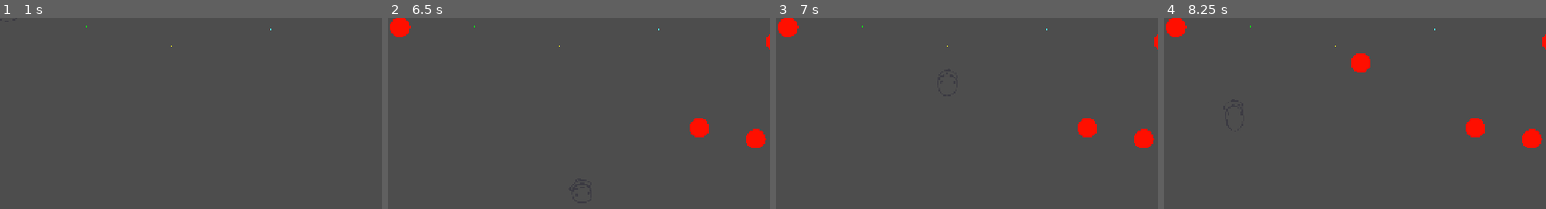
Above: before the commit, frames 1-4 (left to right).
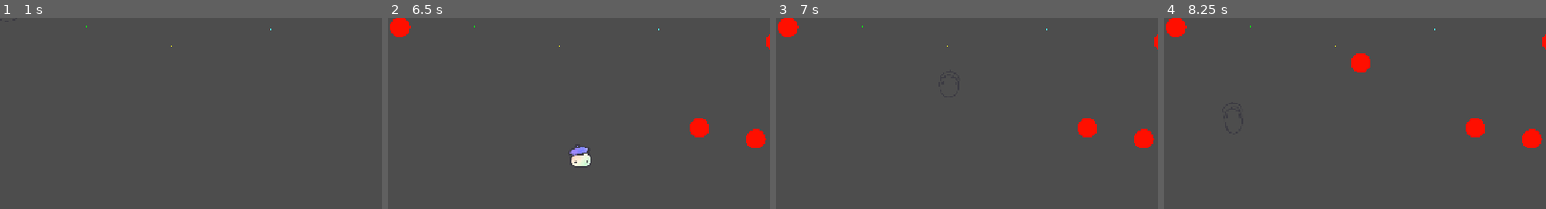
Above: after the commit, the same moments.

Repository: Cayuga007/summer-summit-2026
Game: Godot game, scene res://UI/Main_menu.tscn
The game is run twice, just before and just after one commit, with the same random seed, the same clock (stepped at 60 frames per second) and the same inputs. The engine's default icon, where the game draws it, is replaced by a stand-in: a white triangle on a blue panel in a dark square.
Inputs (mouse positions are % of the whole screen's width and height, from its top left):
- Up to frame 1 (1 s): click "Play" at 0.5 s
- Up to frame 2 (6.5 s): tap Enter at 1.25, 2.75, 4.25 s; move the mouse to (72, 51) at 1.27 s; hold D (right) 1.28-2.78 s; tap Space (jump) at 1.35, 1.52, 1.82, 2, 2.1, 2.27, 2.57, 2.85, 3.5, 3.6, 3.77, 4.07, 4.35, 4.52, 4.82, 5, 5.1, 5.27, 5.57, 5.85 s; click (72, 51) at 1.42 s; move the mouse to (30, 62) at 2.02 s; move the mouse to (60, 32) at 2.77 s; hold A (left) 2.78-3.53 s; move the mouse to (45, 79) at 3.52 s; hold D (right) 3.53-5.03 s; click (45, 79) at 3.67 s; move the mouse to (80, 73) at 4.27 s; move the mouse to (20, 39) at 5.02 s; hold A (left) 5.03-5.78 s; move the mouse to (55, 56) at 5.77 s; hold D (right) from 5.78 s (still down); click (55, 56) at 5.92 s
- Up to frame 3 (7 s): move the mouse to (35, 28) at 6.52 s; release D (right) at 6.53 s; hold A (left) from 6.53 s (still down); tap Space (jump) at 6.6, 6.77 s
- Up to frame 4 (8.25 s): tap Space (jump) at 7.07, 7.35, 7.52, 7.82, 8.1 s; move the mouse to (72, 51) at 7.27 s; move the mouse to (30, 62) at 8.02 s; release A (left) at 8.03 s; hold D (right) from 8.03 s (still down); click (30, 62) at 8.17 s
The pictures show only the part of the screen within x 4-54%, y 50-100%; the shares and areas given below are measured in that part.

Frame 1 is identical in both runs. In frame 2, 0.4% of the frame differs, in the area x 47-53%, y 67-78%; in frame 3, less than 0.1%; in frame 4, less than 0.1%.

Commit message:
wip player death

Diff:
--- a/HazardBlock.tscn
+++ b/HazardBlock.tscn
@@ -11,6 +11,9 @@
 [sub_resource type="GradientTexture1D" id="GradientTexture1D_cr25j"]
 gradient = SubResource("Gradient_61n01")
 
+[sub_resource type="OccluderPolygon2D" id="OccluderPolygon2D_cr25j"]
+polygon = PackedVector2Array(-18, -17, -17, 18, 15, 17, 15, -17)
+
 [node name="HazardBlock" type="Node2D" unique_id=2111362905]
 
 [node name="Area2D" type="Area2D" parent="." unique_id=1859311353]
@@ -23,3 +26,6 @@
 position = Vector2(-1, 0.49999976)
 scale = Vector2(0.125, 35)
 texture = SubResource("GradientTexture1D_cr25j")
+
+[node name="LightOccluder2D" type="LightOccluder2D" parent="Area2D" unique_id=536598844]
+occluder = SubResource("OccluderPolygon2D_cr25j")
--- a/Levels/0 TIM TEST.tscn
+++ b/Levels/0 TIM TEST.tscn
@@ -13,6 +13,9 @@
 
 [sub_resource type="RectangleShape2D" id="RectangleShape2D_cr25j"]
 size = Vector2(4.65197, 0.97940075)
+
+[sub_resource type="OccluderPolygon2D" id="OccluderPolygon2D_cr25j"]
+polygon = PackedVector2Array(577, 555, -58, 558, -50, 701, 1189, 690, 1184, 551)
 
 [node name="0TimTest" type="Node2D" unique_id=784913612]
 
@@ -31,5 +34,9 @@
 scale = Vector2(266.5, 133.5)
 shape = SubResource("RectangleShape2D_cr25j")
 
+[node name="LightOccluder2D" type="LightOccluder2D" parent="StaticBody2D" unique_id=1791219267]
+position = Vector2(3, 2)
+occluder = SubResource("OccluderPolygon2D_cr25j")
+
 [node name="HazardBlock2" parent="." unique_id=2111362905 instance=ExtResource("2_risw2")]
 position = Vector2(667, 484)
--- a/Player.tscn
+++ b/Player.tscn
@@ -19,6 +19,7 @@
 [ext_resource type="Texture2D" uid="uid://ydxdtlkrgho6" path="res://assets/draft/jump7.png" id="12_47wu6"]
 [ext_resource type="Texture2D" uid="uid://81d8ne1w8tl2" path="res://assets/draft/jump8.png" id="13_2n1s8"]
 [ext_resource type="Texture2D" uid="uid://b68ujdvsb15ul" path="res://assets/draft/jump9.png" id="14_3vjad"]
+[ext_resource type="Shader" uid="uid://uav44peg5ha6" path="res://pixel_sand.gdshader" id="20_cgsek"]
 
 [sub_resource type="CircleShape2D" id="CircleShape2D_kpjcp"]
 radius = 85.70297
@@ -66,13 +67,13 @@
 "duration": 0.7,
 "texture": ExtResource("11_h84ma")
 }, {
-"duration": 0.7,
+"duration": 0.5,
 "texture": ExtResource("12_47wu6")
 }, {
-"duration": 0.7,
+"duration": 0.5,
 "texture": ExtResource("13_2n1s8")
 }, {
-"duration": 0.7,
+"duration": 0.5,
 "texture": ExtResource("14_3vjad")
 }],
 "loop": 0,
@@ -97,9 +98,63 @@
 "speed": 5.0
 }]
 
+[sub_resource type="Gradient" id="Gradient_itxgx"]
+interpolation_mode = 2
+interpolation_color_space = 1
+offsets = PackedFloat32Array(0, 0.5687885, 1)
+colors = PackedColorArray(1, 0.8509804, 0.7882353, 1, 0.8980706, 0.93905944, 0.8360821, 1, 0.8509804, 0.972549, 0.85490197, 1)
+
+[sub_resource type="GradientTexture2D" id="GradientTexture2D_0pi4m"]
+gradient = SubResource("Gradient_itxgx")
+width = 13
+height = 13
+fill_to = Vector2(1, 1)
+
+[sub_resource type="Curve" id="Curve_itxgx"]
+_data = [Vector2(0, 1), 0.0, 0.0, 0, 0, Vector2(1, 0), -2.6523347, 0.0, 0, 0]
+point_count = 2
+
+[sub_resource type="CurveTexture" id="CurveTexture_cgsek"]
+curve = SubResource("Curve_itxgx")
+
 [sub_resource type="ParticleProcessMaterial" id="ParticleProcessMaterial_cr25j"]
 particle_flag_disable_z = true
-gravity = Vector3(0, 98, 0)
+particle_flag_damping_as_friction = true
+emission_shape = 1
+emission_sphere_radius = 54.07
+inherit_velocity_ratio = 0.895
+velocity_pivot = Vector3(0, -90, 0)
+direction = Vector3(0, -90, 0)
+spread = 60.0
+flatness = 1.0
+initial_velocity_min = 63.35
+initial_velocity_max = 334.75
+gravity = Vector3(0, 198, 0)
+scale_min = 0.0
+scale_curve = SubResource("CurveTexture_cgsek")
+collision_mode = 1
+collision_friction = 0.4
+collision_bounce = 0.33
+collision_use_scale = true
+
+[sub_resource type="Gradient" id="Gradient_cgsek"]
+colors = PackedColorArray(1, 1, 1, 1, 1, 1, 1, 1)
+
+[sub_resource type="GradientTexture1D" id="GradientTexture1D_cr25j"]
+gradient = SubResource("Gradient_cgsek")
+width = 1
+
+[sub_resource type="ShaderMaterial" id="ShaderMaterial_0pi4m"]
+shader = ExtResource("20_cgsek")
+shader_parameter/sprite_size = Vector2(32, 32)
+shader_parameter/atlas_rect = Vector4(0, 0, 1, 1)
+shader_parameter/gravity_strength = 350.0
+shader_parameter/spread_horizontal = 40.0
+shader_parameter/emitter_velocity = Vector2(0, 0)
+shader_parameter/inherit_ratio = 1.0
+shader_parameter/floor_y_offset = 16.0
+shader_parameter/horizontal_damping = 4.0
+shader_parameter/velocity_deadzone = 2.0
 
 [node name="Player" type="CharacterBody2D" unique_id=1599564440 groups=["Player"]]
 scale = Vector2(0.5, 0.5)
@@ -116,10 +171,22 @@
 [node name="AnimatedSprite2D" type="AnimatedSprite2D" parent="." unique_id=287264362]
 scale = Vector2(2.05, 2.05)
 sprite_frames = SubResource("SpriteFrames_cr25j")
-animation = &"Death"
+animation = &"Idle"
 
 [node name="DeathParticles" type="GPUParticles2D" parent="." unique_id=365475038]
 emitting = false
+amount = 37
+texture = SubResource("GradientTexture2D_0pi4m")
+lifetime = 3.0599999999999996
+one_shot = true
+explosiveness = 0.98
+process_material = SubResource("ParticleProcessMaterial_cr25j")
+
+[node name="SandParticles" type="GPUParticles2D" parent="." unique_id=1541255496]
+emitting = false
+amount = 5254
+texture = SubResource("GradientTexture1D_cr25j")
+lifetime = 1.84
 one_shot = true
 explosiveness = 1.0
-process_material = SubResource("ParticleProcessMaterial_cr25j")
+process_material = SubResource("ShaderMaterial_0pi4m")
--- /dev/null
+++ b/pixel_sand.gdshader
@@ -0,0 +1,54 @@
+shader_type particles;
+
+
+uniform sampler2D sprite_texture : hint_default_black;
+uniform vec2 sprite_size = vec2(32.0, 32.0);
+
+
+uniform float gravity_strength = 350.0;
+uniform float spread_horizontal = 40.0;
+
+
+float hash(vec2 p) {
+    return fract(sin(dot(p, vec2(12.9898, 78.233))) * 43758.5453);
+}
+
+void start() {
+
+    int total_pixels = int(sprite_size.x * sprite_size.y);
+    int p_index = int(INDEX) % total_pixels;
+
+    float px = float(p_index % int(sprite_size.x));
+    float py = float(p_index / int(sprite_size.x));
+    vec2 uv = (vec2(px, py) + 0.5) / sprite_size;
+
+
+    vec4 col = texture(sprite_texture, uv);
+
+
+    if (col.a < 0.1) {
+        ACTIVE = false;
+
+    }
+
+    COLOR = col;
+
+
+    vec2 local_pos = vec2(px, py) - (sprite_size * 0.5);
+    TRANSFORM[3].xy = local_pos;
+
+
+    float rnd = hash(vec2(px, py));
+    VELOCITY.x = (rnd - 0.5) * spread_horizontal;
+
+
+    VELOCITY.y = -rnd * 15.0;
+}
+
+void process() {
+
+    VELOCITY.y += gravity_strength * DELTA;
+
+
+    VELOCITY.x = mix(VELOCITY.x, 0.0, clamp(DELTA * 4.0, 0.0, 1.0));
+}
--- a/player.gd
+++ b/player.gd
@@ -3,10 +3,6 @@
 var ice_contacts := 0
 var bounce_contacts := 0
 var gravity_flipped := false
-var is_dead := false
-
-@onready var death_particles: GPUParticles2D = $DeathParticles
-@onready var sprite: AnimatedSprite2D = $AnimatedSprite2D
 
 var on_ice: bool:
 	get:
@@ -18,14 +14,21 @@
 
 # Landing recovery lock state.
 var is_landing := false
+var is_dead := false
 
 # Base Y-offset applied during jumping animation.
 const JUMP_Y_OFFSET: float = -109.0
 
+@onready var sprite: AnimatedSprite2D = $AnimatedSprite2D
+@onready var death_particles: GPUParticles2D = $DeathParticles
+@onready var collision_shape: CollisionShape2D = $CollisionShape2D
+
+@onready var sand_particles: GPUParticles2D = $SandParticles
+
 
 func _ready() -> void:
 	# Listen for animation finish to automatically exit the landing state.
-	$AnimatedSprite2D.animation_finished.connect(_on_animation_finished)
+	sprite.animation_finished.connect(_on_animation_finished)
 
 
 func enter_ice() -> void:
@@ -61,9 +64,10 @@
 
 
 func _physics_process(delta: float) -> void:
-	# If dead, stop processing input or animation changes
+	# If dead, perform one final slide to transfer momentum to the particle server, then halt.
 	if is_dead:
 		move_and_slide()
+		velocity = Vector2.ZERO
 		return
 
 	if not is_on_floor():
@@ -80,9 +84,9 @@
 		is_landing = false
 
 	var direction := Input.get_axis("left", "right")
-	var target_speed := PlayerVariables.speed
-	var accel := PlayerVariables.acceleration
-	var decel := PlayerVariables.friction
+	var target_speed: float = PlayerVariables.speed
+	var accel: float = PlayerVariables.acceleration
+	var decel: float = PlayerVariables.friction
 
 	if on_ice and is_on_floor():
 		target_speed = PlayerVariables.ice_speed
@@ -101,8 +105,31 @@
 	update_animation()
 
 
+func die() -> void:
+	if is_dead:
+		return
+	is_dead = true
+
+	# Capture velocity at the moment of impact before zeroing movement.
+	var impact_velocity: Vector2 = velocity
+
+	# Disable collision immediately so hazards do not re-trigger.
+	if collision_shape:
+		collision_shape.set_deferred("disabled", true)
+
+	# Reset visual vertical offset.
+	sprite.offset.y = 0.0
+
+	# Trigger simultaneous pixel sand collapse with inherited momentum.
+	trigger_sand_dissolve(impact_velocity)
+
+	# Halt player body movement.
+	velocity = Vector2.ZERO
+
 func update_animation() -> void:
-	var sprite: AnimatedSprite2D = $AnimatedSprite2D
+	# Skip ground/jump animation updates while dead.
+	if is_dead:
+		return
 
 	# Handle horizontal facing direction.
 	if velocity.x > 0.0:
@@ -163,31 +190,35 @@
 
 func _on_animation_finished() -> void:
 	# Once the Jumping animation finishes playing through frame 8, release the landing lock and reset offset.
-	if $AnimatedSprite2D.animation == "Jumping":
-		is_landing = false
-		$AnimatedSprite2D.offset.y = 0.0
-
-
-func die() -> void:
-	# Prevent triggering death multiple times
-	if is_dead:
-		return
-	is_dead = true
-
-	# 1. Stop horizontal movement and interactions
-	velocity = Vector2.ZERO
-
-	# 2. Trigger the death animation
-	sprite.play("Death")
-
-	# 3. Emit the particle effect
-	if death_particles:
-		death_particles.restart()
-		death_particles.emitting = true
-
-	# 4. Optional: Disable collision so the corpse doesn't block hazards/triggers
-	$CollisionShape2D.set_deferred("disabled", true)
-
-	# 5. Handle reload or respawn after the death animation finishes
-	await sprite.animation_finished
-	# get_tree().reload_current_scene()
+	if sprite.animation == "Jumping":
+		is_landing = false
+		sprite.offset.y = 0.0
+
+func trigger_sand_dissolve(impact_vel: Vector2 = Vector2.ZERO) -> void:
+	if not sand_particles:
+		return
+
+	# Retrieve the exact texture of the currently active animation frame.
+	var cur_anim: String = sprite.animation
+	var cur_frame: int = sprite.frame
+	var frame_texture: Texture2D = sprite.sprite_frames.get_frame_texture(cur_anim, cur_frame)
+
+	if not frame_texture:
+		return
+
+	# Detach the particle system from the player node tree into world space.
+	sand_particles.top_level = true
+	sand_particles.global_position = sprite.global_position
+
+	# Pass texture, dimensions, and player velocity parameters to the custom shader.
+	var mat := sand_particles.process_material as ShaderMaterial
+	if mat:
+		mat.set_shader_parameter("sprite_texture", frame_texture)
+		mat.set_shader_parameter("sprite_size", frame_texture.get_size())
+		mat.set_shader_parameter("emitter_velocity", impact_vel)
+		mat.set_shader_parameter("inherit_ratio", 1.0)
+
+	# Hide the source character sprite and emit the pixel sand burst.
+	sprite.visible = false
+	sand_particles.restart()
+	sand_particles.emitting = true
--- a/project.godot
+++ b/project.godot
@@ -63,6 +63,7 @@
 [physics]
 
 3d/physics_engine="Jolt Physics"
+common/physics_interpolation=true
 
 [rendering]
 
Not shown, added: pixel_sand.gdshader.uid
